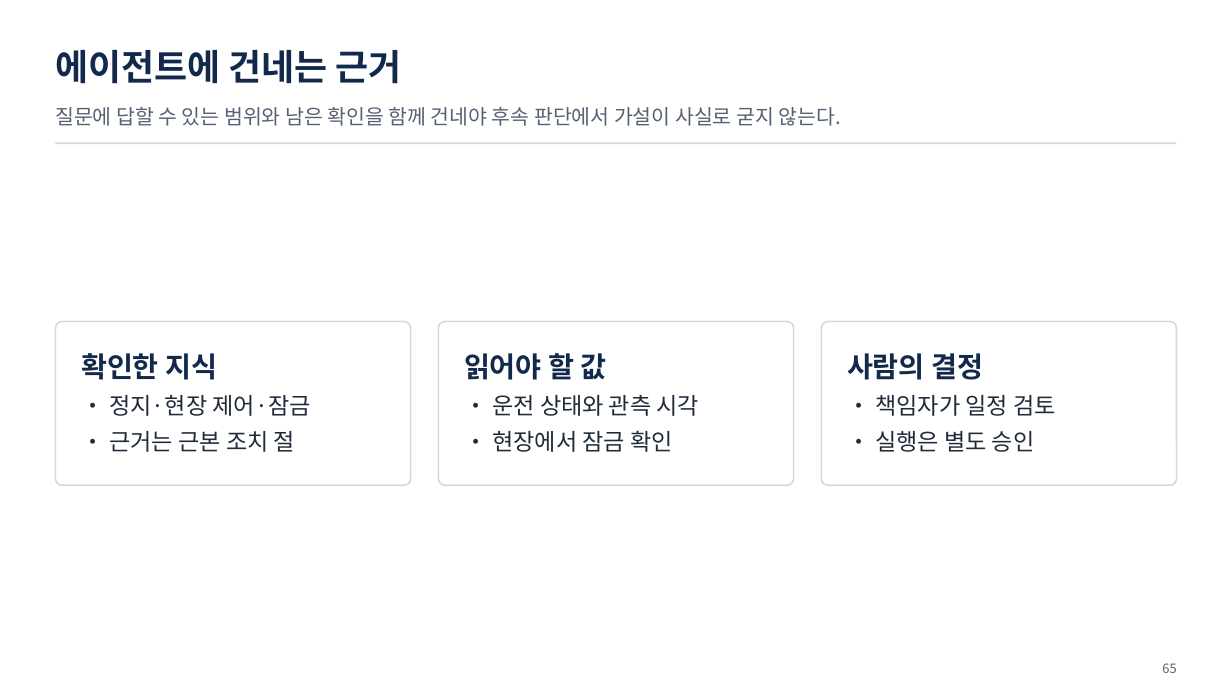
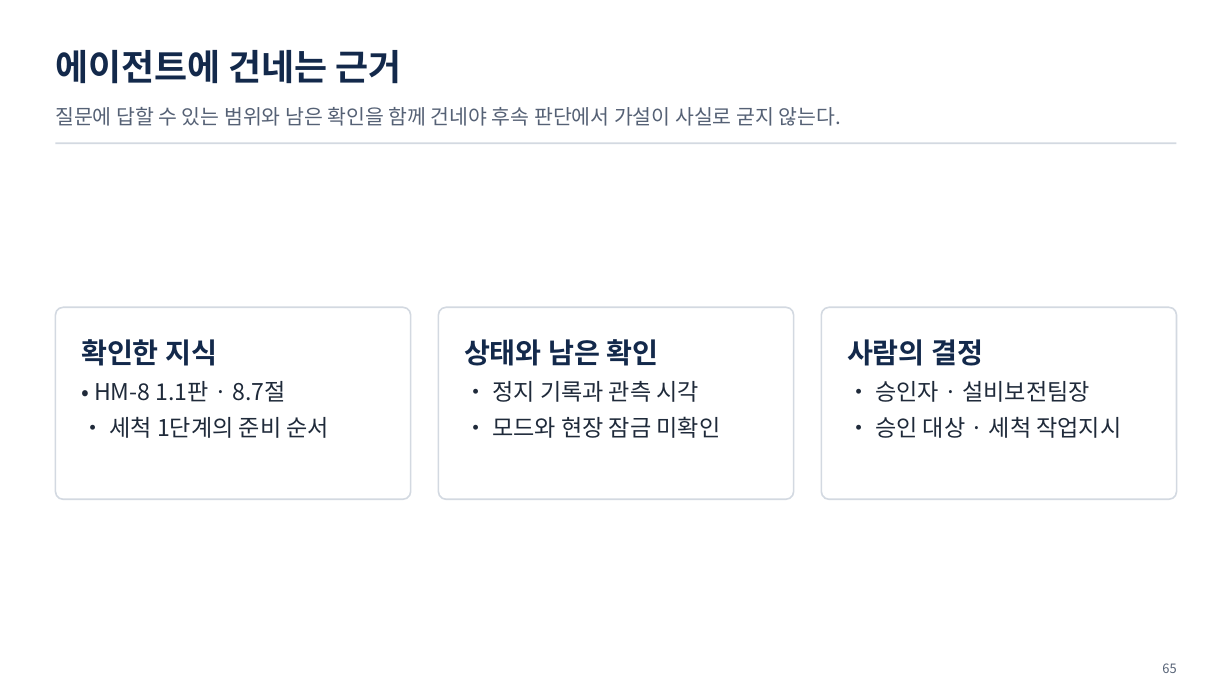
Before and after one commit to uengine-oss/hyd-iot-edu, a slide deck: slide 65 of workspace/강의제작/산출물/통합반/이론/04회차/통합반_04일차.pptx. Drawn at 1232x693 pixels with LibreOffice and Linux fonts; fonts in the diff are those of the drawing. Boxes give left, top, right and bottom in pixels: in the first picture for what was removed or moved away, otherwise in the second. Text is boxed around its words. In the diff, an @@ line names an element or a change of style, - is before the commit and + after.

Commit message:
통합반 4회차 56~66장 원문·조회 경계와 현장 승인 설명을 고치고 실제 렌더·낭독을 검증한다

```diff
--- a/workspace/강의제작/산출물/통합반/이론/04회차/통합반_04일차.pptx
+++ b/workspace/강의제작/산출물/통합반/이론/04회차/통합반_04일차.pptx
@@ rounded rectangle: place and size @@
-rounded rectangle at (55,322,410,485)
+rounded rectangle at (55,308,410,500)
@@ text "확인한 지식": place and size @@
-text "확인한 지식" at (81,353,311,452)
+text "확인한 지식" at (81,339,329,438)
@@ rounded rectangle: place and size @@
-rounded rectangle at (438,322,793,485)
+rounded rectangle at (438,308,793,500)
@@ rounded rectangle: place and size @@
-rounded rectangle at (822,322,1177,485)
+rounded rectangle at (822,308,1177,500)
@@ text "사람의 결정": place and size @@
-text "사람의 결정" at (847,353,1056,452)
+text "사람의 결정" at (847,339,1121,438)
@@ text at (464,339,721,438): text changed @@
-읽어야 할 값
-• 운전 상태와 관측 시각
-• 현장에서 잠금 확인
+상태와 남은 확인
+• 정지 기록과 관측 시각
+• 모드와 현장 잠금 미확인
@@ text at (94,381,329,438): text changed @@
-• 정지·현장 제어·잠금
-• 근거는 근본 조치 절
+• HM-8 1.1판 · 8.7절
+• 세척 1단계의 준비 순서
@@ text at (875,381,1121,438): text changed @@
-• 책임자가 일정 검토
-• 실행은 별도 승인
+• 승인자 · 설비보전팀장
+• 승인 대상 · 세척 작업지시
```
Also in this commit, not shown: 10 other slides changed, 29 other files.
